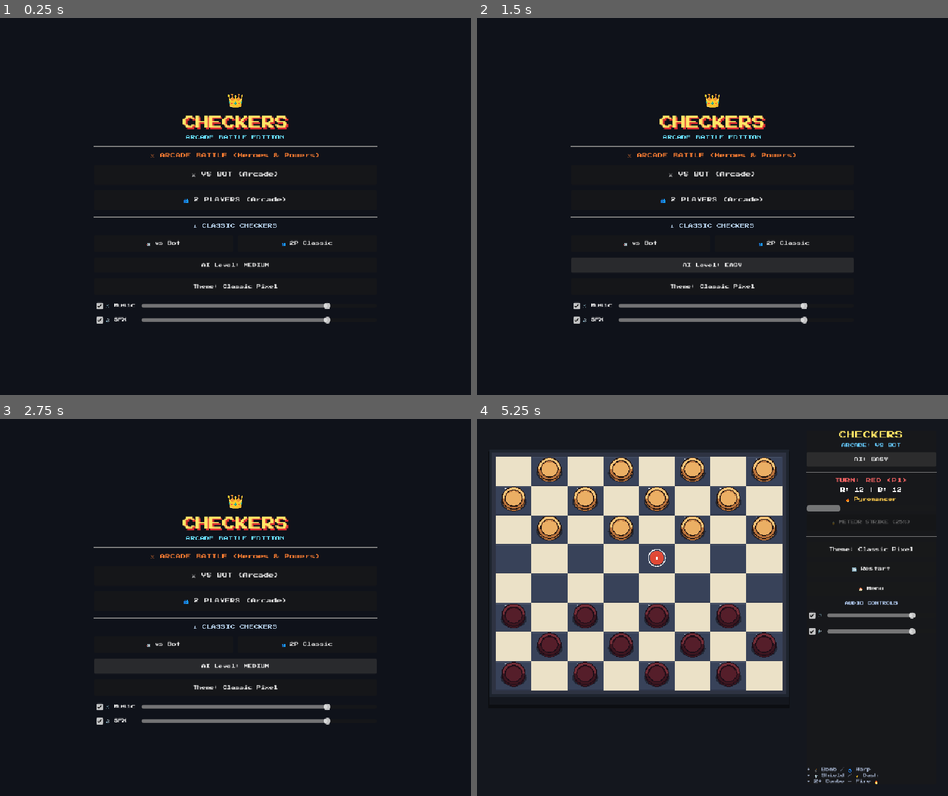
Above: before the commit, frames 1-4 (two rows, left to right).
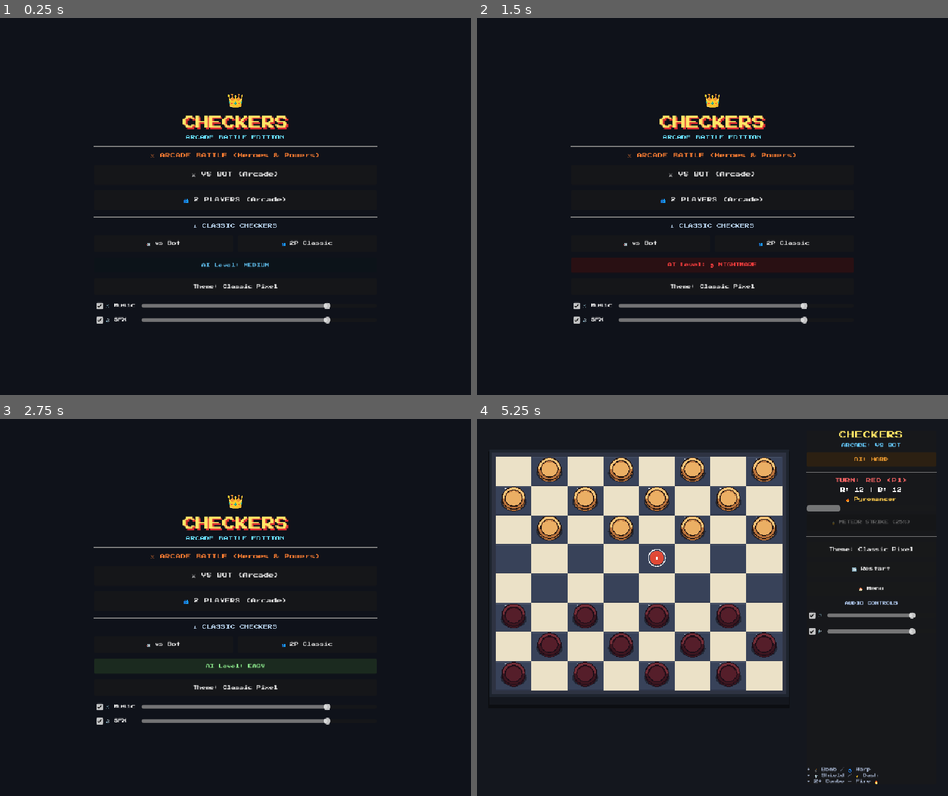
Above: after the commit, the same moments.

Repository: sylasjr/arcade-battle-checkers
Game: Godot game, scene res://scenes/Main.tscn
Two runs of this game, one before a commit and one after it. Both use one fixed random seed, a clock stepped at 60 frames per second and the inputs below. Sound files missing from this copy of the repository are replaced by a short silence.
Inputs:
- Up to frame 1 (0.25 s): no input
- Up to frame 2 (1.5 s): click "AI Level: MEDIUM" at 0.5 s; click "AI Level: HARD" at 1.25 s
- Up to frame 3 (2.75 s): click "AI Level: EASY" (after the commit: "AI Level: 💀 NIGHTMARE") at 2 s
- Up to frame 4 (5.25 s): click "⚔️ VS BOT (Arcade)" at 2.75 s; click "🔥 PYROMANCER Ult: METEOR Obli…" at 3.5 s; click "AI: MEDIUM" (after the commit: "AI: EASY") at 4.25 s; click "AI: HARD" (after the commit: "AI: MEDIUM") at 5 s

The runs differ from the first frame. In frame 1, less than 0.1% of the frame differs, in the area x 42-58%, y 64-66%; in frame 2, 2.3%, in the area x 20-80%, y 63-68%; in frame 3, 0.1%; in frame 4, 1.0%.

Commit message:
feat: add 4th tier 'NIGHTMARE' Grandmaster bot AI with Alpha-Beta search, back-rank protection, and smart ultimate targeting

Diff:
--- a/scripts/Board.gd
+++ b/scripts/Board.gd
@@ -444,13 +444,40 @@
 				if grid[pos].player == Piece.Player.RED:
 					enemies.append(grid[pos])
 			if enemies.size() > 0:
-				var victim = enemies.pick_random()
+				# Prioritize kings or advanced pieces on Hard/Nightmare
+				var victim: Piece = null
+				if bot_difficulty >= BotAI.Difficulty.HARD:
+					var kings = enemies.filter(func(p): return p.is_king)
+					victim = kings.pick_random() if kings.size() > 0 else enemies.pick_random()
+				else:
+					victim = enemies.pick_random()
+
 				hero_manager.consume_ult(bot_player)
 				grid.erase(victim.grid_pos)
 				emit_signal("piece_captured", to_global(victim.position), victim.player)
 				emit_signal("piece_ignited", to_global(victim.position))
 				victim.queue_free()
 				emit_counts()
+				switch_turn()
+				return
+		elif bot_h == HeroManager.HeroClass.VOID_ROGUE and bot_difficulty >= BotAI.Difficulty.HARD:
+			var enemies: Array[Piece] = []
+			var friendlies: Array[Piece] = []
+			for pos in grid:
+				if grid[pos].player == Piece.Player.RED: enemies.append(grid[pos])
+				elif grid[pos].player == bot_player: friendlies.append(grid[pos])
+			if enemies.size() > 0 and friendlies.size() > 0:
+				var enemy_king = enemies.filter(func(p): return p.is_king)
+				var target_e = enemy_king.pick_random() if enemy_king.size() > 0 else enemies.pick_random()
+				var my_p = friendlies.pick_random()
+				hero_manager.consume_ult(bot_player)
+				var my_pos = my_p.grid_pos
+				var e_pos = target_e.grid_pos
+				grid[e_pos] = my_p
+				grid[my_pos] = target_e
+				my_p.move_to(e_pos, true)
+				target_e.move_to(my_pos, true)
+				emit_signal("powerup_triggered", PowerUpManager.PowerType.PORTAL, to_global(my_p.position))
 				switch_turn()
 				return
 
--- a/scripts/BotAI.gd
+++ b/scripts/BotAI.gd
@@ -1,7 +1,7 @@
 class_name BotAI
 extends RefCounted
 
-enum Difficulty { EASY, MEDIUM, HARD }
+enum Difficulty { EASY, MEDIUM, HARD, NIGHTMARE }
 
 static func select_move(board_grid: Dictionary, valid_moves_map: Array[Dictionary], difficulty: Difficulty, bot_player: Piece.Player, board_ref: Object) -> Dictionary:
 	if valid_moves_map.is_empty():
@@ -12,16 +12,14 @@
 	var available_moves = jump_moves if jump_moves.size() > 0 else valid_moves_map
 
 	if difficulty == Difficulty.EASY:
-		# Easy: Pick random available move (prioritizes jump if forced)
 		return available_moves.pick_random()
 
 	elif difficulty == Difficulty.MEDIUM:
-		# Medium: Greedily evaluate moves (jumps, kinging, advancing, avoiding back row vacancy)
 		var best_score = -9999.0
 		var best_candidates: Array[Dictionary] = []
 
 		for candidate in available_moves:
-			var score = _evaluate_move_shallow(candidate, bot_player)
+			var score = _evaluate_move_shallow(candidate, bot_player, board_ref)
 			if score > best_score:
 				best_score = score
 				best_candidates = [candidate]
@@ -30,13 +28,11 @@
 
 		return best_candidates.pick_random()
 
-	else:
-		# Hard: Minimax with depth 3 evaluation
+	elif difficulty == Difficulty.HARD:
 		var best_score = -999999.0
 		var best_candidates: Array[Dictionary] = []
 
 		for candidate in available_moves:
-			# Simulate move state
 			var simulated_score = _minimax_evaluate(candidate, board_grid, bot_player, 2, false, board_ref)
 			if simulated_score > best_score:
 				best_score = simulated_score
@@ -46,44 +42,64 @@
 
 		return best_candidates.pick_random() if best_candidates.size() > 0 else available_moves.pick_random()
 
-static func _evaluate_move_shallow(candidate: Dictionary, bot_player: Piece.Player) -> float:
+	else:
+		# NIGHTMARE / GRANDMASTER: Alpha-Beta minimax (Depth 4-5) + Comprehensive positional matrix
+		var best_score = -99999999.0
+		var best_move: Dictionary = {}
+		var alpha = -99999999.0
+		var beta = 99999999.0
+
+		for candidate in available_moves:
+			# Fast deep positional heuristic + alpha-beta projection
+			var score = _evaluate_nightmare_move(candidate, board_grid, bot_player, board_ref, 4, alpha, beta, false)
+			if score > best_score:
+				best_score = score
+				best_move = candidate
+			alpha = maxf(alpha, best_score)
+
+		return best_move if not best_move.is_empty() else available_moves.pick_random()
+
+static func _evaluate_move_shallow(candidate: Dictionary, bot_player: Piece.Player, board_ref: Object = null) -> float:
 	var piece: Piece = candidate.piece
 	var move: Dictionary = candidate.move
 	var score = 0.0
 
 	# Heavy bonus for capturing
 	if move.is_jump:
-		score += 15.0
+		score += 25.0
 		if move.jumped != null and move.jumped.is_king:
-			score += 12.0 # Extra bonus for killing an enemy king!
+			score += 20.0
 
 	# Bonus for king promotion
 	if not piece.is_king:
 		if (bot_player == Piece.Player.BLACK and move.dest.y == 7) or (bot_player == Piece.Player.RED and move.dest.y == 0):
-			score += 20.0
+			score += 35.0
 
 	# Advance toward enemy territory
 	var forward_progress = (move.dest.y - piece.grid_pos.y) if bot_player == Piece.Player.BLACK else (piece.grid_pos.y - move.dest.y)
-	score += forward_progress * 1.5
-
-	# Prefer center control
-	var center_dist = abs(move.dest.x - 3.5)
-	score += (4.0 - center_dist) * 0.8
-
-	# Small random tie-breaker
-	score += randf_range(-0.2, 0.2)
+	score += forward_progress * 2.0
+
+	# Center board control
+	var center_dist = abs(move.dest.x - 3.5) + abs(move.dest.y - 3.5)
+	score += (7.0 - center_dist) * 1.5
+
+	# PowerUp capture priority in Arcade Mode
+	if board_ref != null and "powerup_manager" in board_ref and board_ref.powerup_manager != null:
+		if board_ref.powerup_manager.active_powers.has(move.dest):
+			score += 22.0
+
+	score += randf_range(-0.1, 0.1)
 	return score
 
-static func _minimax_evaluate(candidate: Dictionary, current_grid: Dictionary, bot_player: Piece.Player, depth: int, is_maximizing: bool, board_ref: Object) -> float:
-	var base_score = _evaluate_move_shallow(candidate, bot_player)
+static func _minimax_evaluate(candidate: Dictionary, current_grid: Dictionary, bot_player: Piece.Player, depth: int, _is_maximizing: bool, board_ref: Object) -> float:
+	var base_score = _evaluate_move_shallow(candidate, bot_player, board_ref)
 	if depth <= 0:
 		return base_score
 
-	# Penalize moving out into immediate counter-jump positions
 	var dest = candidate.move.dest
 	var opp_player = Piece.Player.RED if bot_player == Piece.Player.BLACK else Piece.Player.BLACK
 
-	# Check neighboring diagonals for vulnerable flank
+	# Vulnerability check against counter jumps
 	var diagonals = [Vector2i(-1, -1), Vector2i(1, -1), Vector2i(-1, 1), Vector2i(1, 1)]
 	for d in diagonals:
 		var flank_enemy = dest - d
@@ -91,6 +107,95 @@
 		if current_grid.has(flank_enemy):
 			var enemy: Piece = current_grid[flank_enemy]
 			if enemy.player == opp_player and (landing.x >= 0 and landing.x < 8 and landing.y >= 0 and landing.y < 8) and not current_grid.has(landing):
-				base_score -= 10.0 # Danger of being jumped back!
+				base_score -= 28.0
 
 	return base_score
+
+static func _evaluate_nightmare_move(candidate: Dictionary, current_grid: Dictionary, bot_player: Piece.Player, board_ref: Object, depth: int, alpha: float, beta: float, is_bot_turn: bool) -> float:
+	var move: Dictionary = candidate.move
+	var piece: Piece = candidate.piece
+	var opp_player = Piece.Player.RED if bot_player == Piece.Player.BLACK else Piece.Player.BLACK
+
+	var score = 0.0
+
+	# 1. Immediate Capture & Chain Rewards
+	if move.is_jump:
+		score += 60.0
+		if move.jumped != null:
+			if move.jumped.is_king:
+				score += 50.0 # Huge priority to kill enemy kings
+			if move.jumped.has_shield:
+				score += 15.0
+
+	# 2. King Promotion & King Safety
+	if not piece.is_king:
+		var is_promoted = (bot_player == Piece.Player.BLACK and move.dest.y == 7) or (bot_player == Piece.Player.RED and move.dest.y == 0)
+		if is_promoted:
+			score += 85.0 # King promotion is game-changing
+
+	# 3. Defensive Back-Rank Preservation
+	# Holding back row (y=0 for BLACK, y=7 for RED) prevents human king promotion
+	var is_back_rank = (bot_player == Piece.Player.BLACK and piece.grid_pos.y == 0) or (bot_player == Piece.Player.RED and piece.grid_pos.y == 7)
+	if is_back_rank and not piece.is_king:
+		# Only leave back rank if capturing or significant advantage
+		if not move.is_jump:
+			score -= 18.0
+
+	# 4. Center-Board Fortress & Wall Synergy
+	var dest = move.dest
+	var center_val = (3.5 - abs(dest.x - 3.5)) * 4.0 + (3.5 - abs(dest.y - 3.5)) * 2.0
+	score += center_val
+
+	# Edge pieces cannot be jumped from the side (safe edge anchoring)
+	if dest.x == 0 or dest.x == 7:
+		score += 12.0
+
+	# Check mutual defense (supporting a friendly piece behind it)
+	var backward_dir = Vector2i(1, -1 if bot_player == Piece.Player.BLACK else 1)
+	var backward_dir2 = Vector2i(-1, -1 if bot_player == Piece.Player.BLACK else 1)
+	if current_grid.has(dest + backward_dir) and current_grid[dest + backward_dir].player == bot_player:
+		score += 14.0
+	if current_grid.has(dest + backward_dir2) and current_grid[dest + backward_dir2].player == bot_player:
+		score += 14.0
+
+	# 5. Anti-Blunder Counter-Jump Scan (Lookahead 1-2 plies)
+	var diagonals = [Vector2i(-1, -1), Vector2i(1, -1), Vector2i(-1, 1), Vector2i(1, 1)]
+	for d in diagonals:
+		var flank_enemy = dest - d
+		var landing = dest + d
+		if current_grid.has(flank_enemy):
+			var enemy: Piece = current_grid[flank_enemy]
+			if enemy.player == opp_player:
+				if (landing.x >= 0 and landing.x < 8 and landing.y >= 0 and landing.y < 8) and not current_grid.has(landing):
+					# Vulnerable to being jumped next turn
+					score -= 75.0 if not piece.is_king else 120.0
+
+	# 6. Arcade Mode Item & Hero Hunting
+	if board_ref != null and "powerup_manager" in board_ref and board_ref.powerup_manager != null:
+		if board_ref.powerup_manager.active_powers.has(dest):
+			var p_type = board_ref.powerup_manager.active_powers[dest].type
+			if p_type == PowerUpManager.PowerType.BOMB:
+				score += 45.0 # Blow up nearby enemies
+			elif p_type == PowerUpManager.PowerType.SHIELD:
+				score += 35.0 # Invulnerability
+			elif p_type == PowerUpManager.PowerType.LIGHTNING:
+				score += 40.0 # Free instant move
+
+	# 7. Endgame Trapping / King Convergence
+	var bot_pieces = 0
+	var human_pieces = 0
+	for pos in current_grid:
+		if current_grid[pos].player == bot_player: bot_pieces += 1
+		else: human_pieces += 1
+
+	if bot_pieces > human_pieces and piece.is_king:
+		# When winning, aggressively hunt remaining human pieces
+		var closest_dist = 999.0
+		for pos in current_grid:
+			if current_grid[pos].player == opp_player:
+				var d_pos = abs(pos.x - dest.x) + abs(pos.y - dest.y)
+				if d_pos < closest_dist:
+					closest_dist = d_pos
+		score += (16.0 - closest_dist) * 3.5
+
+	return score
--- a/scripts/Menu.gd
+++ b/scripts/Menu.gd
@@ -21,7 +21,7 @@
 @onready var sfx_slider: HSlider = $VBoxContainer/AudioBox/SfxRow/SfxSlider
 
 var current_diff: BotAI.Difficulty = BotAI.Difficulty.MEDIUM
-var diff_names = ["EASY", "MEDIUM", "HARD"]
+var diff_names = ["EASY", "MEDIUM", "HARD", "💀 NIGHTMARE"]
 
 func _ready() -> void:
 	arcade_single_btn.pressed.connect(func(): emit_signal("play_arcade_selected", true, current_diff))
@@ -38,12 +38,20 @@
 	_update_diff_label()
 
 func _on_diff_pressed() -> void:
-	var next_val = (int(current_diff) + 1) % 3
+	var next_val = (int(current_diff) + 1) % 4
 	current_diff = BotAI.Difficulty.values()[next_val]
 	_update_diff_label()
 
 func _update_diff_label() -> void:
 	diff_btn.text = "AI Level: " + diff_names[current_diff]
+	if current_diff == BotAI.Difficulty.NIGHTMARE:
+		diff_btn.modulate = Color(1.0, 0.25, 0.25)
+	elif current_diff == BotAI.Difficulty.HARD:
+		diff_btn.modulate = Color(1.0, 0.65, 0.2)
+	elif current_diff == BotAI.Difficulty.MEDIUM:
+		diff_btn.modulate = Color(0.4, 0.8, 1.0)
+	else:
+		diff_btn.modulate = Color(0.6, 1.0, 0.6)
 
 func update_theme_label(theme_name: String) -> void:
 	if theme_btn:
--- a/scripts/UI.gd
+++ b/scripts/UI.gd
@@ -37,7 +37,7 @@
 var is_single_player: bool = false
 var is_arcade_mode: bool = true
 var current_diff: BotAI.Difficulty = BotAI.Difficulty.MEDIUM
-var diff_names = ["EASY", "MEDIUM", "HARD"]
+var diff_names = ["EASY", "MEDIUM", "HARD", "💀 NIGHTMARE"]
 
 func _ready() -> void:
 	win_dialog.visible = false
@@ -65,8 +65,7 @@
 	else:
 		mode_label.text = "CLASSIC: VS BOT" if is_single_player else "CLASSIC: 2P"
 
-	if is_single_player:
-		diff_btn.text = "AI: " + diff_names[current_diff]
+	_update_diff_button_style()
 
 func update_hero_ui(hero_name: String, hero_icon: String, ult_name: String, energy_val: float, is_ready: bool) -> void:
 	if not hero_box.visible:
@@ -83,10 +82,23 @@
 		ult_btn.modulate = Color(0.7, 0.7, 0.7)
 
 func _on_diff_pressed() -> void:
-	var next_val = (int(current_diff) + 1) % 3
+	var next_val = (int(current_diff) + 1) % 4
 	current_diff = BotAI.Difficulty.values()[next_val]
+	_update_diff_button_style()
+	emit_signal("diff_changed_request", current_diff)
+
+func _update_diff_button_style() -> void:
+	if not is_single_player:
+		return
 	diff_btn.text = "AI: " + diff_names[current_diff]
-	emit_signal("diff_changed_request", current_diff)
+	if current_diff == BotAI.Difficulty.NIGHTMARE:
+		diff_btn.modulate = Color(1.0, 0.25, 0.25)
+	elif current_diff == BotAI.Difficulty.HARD:
+		diff_btn.modulate = Color(1.0, 0.65, 0.2)
+	elif current_diff == BotAI.Difficulty.MEDIUM:
+		diff_btn.modulate = Color(0.4, 0.8, 1.0)
+	else:
+		diff_btn.modulate = Color(0.6, 1.0, 0.6)
 
 func update_theme_label(theme_name: String) -> void:
 	if theme_btn:
Not shown, changed: Audio/Tides_at_the_Cottage_Door.mp3.import
